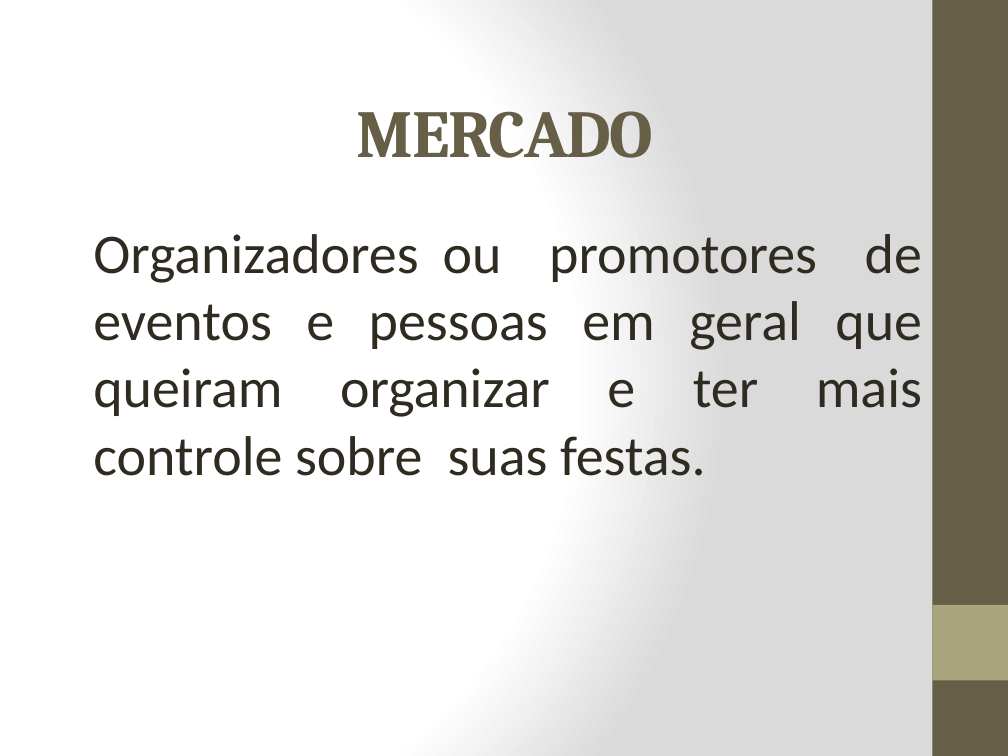
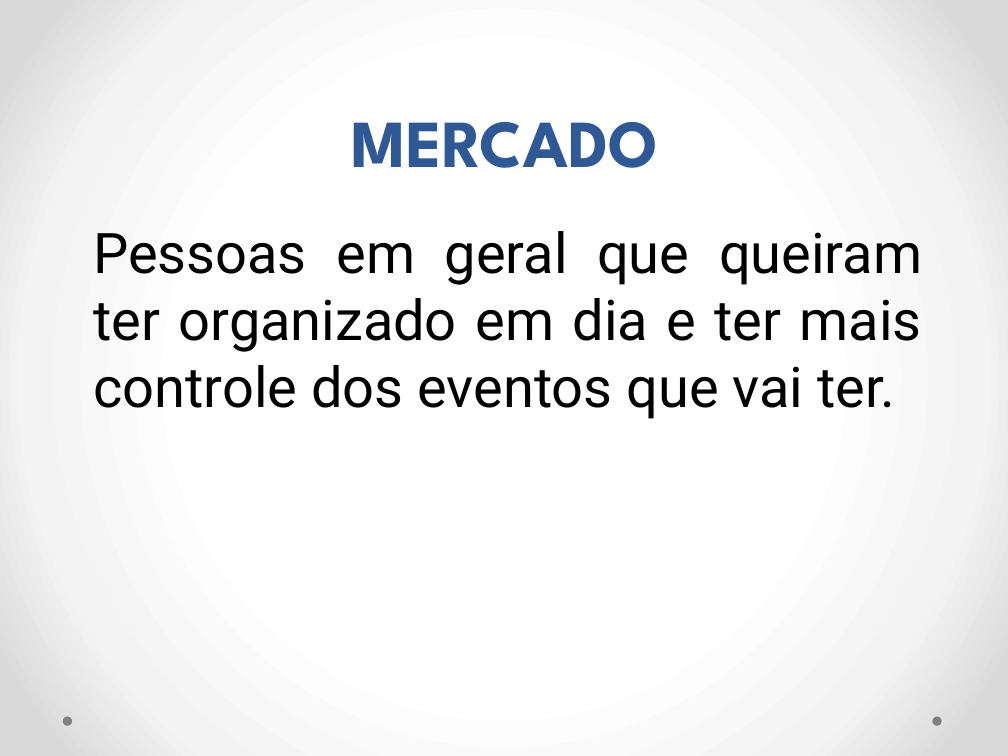
Before and after one commit to ProjetoAC/Maiara-UltraFest, a slide deck: slide 4 of Slides do curso Aprender e Crescer.pptx (slide 5 before the commit). Drawn at 1008x756 pixels with LibreOffice and Linux fonts; fonts in the diff are those of the drawing. Boxes give left, top, right and bottom in pixels: in the first picture for what was removed or moved away, otherwise in the second. Text is boxed around its words. In the diff, an @@ line names an element or a change of style, - is before the commit and + after.

```diff
--- a/Slides do curso Aprender e Crescer.pptx
+++ b/Slides do curso Aprender e Crescer.pptx
@@ background gradient #FFFFFF to #DADADA to gradient #FFFFFF to #F4F4F4 to #DADADA @@
@@ rectangle removed at (932,0,1008,756) @@
@@ title "MERCADO" at (352,122,659,168): font Cambria to League Spartan, text colour #675E47 to #2F5897, letter spacing -1 to 0 pt; line spacing 1 to 58pt; vertical alignment middle to bottom @@
@@ text at (93,231,922,419): text changed; font Calibri to Roboto; text colour #2F2B20 to #000000 @@
-Organizadores ou promotores de eventos e pessoas em geral que queiram organizar e ter mais controle sobre suas festas.
+Pessoas em geral que queiram ter organizado em dia e ter mais controle dos eventos que vai ter.
@@ rectangle removed at (932,605,1008,680) @@
@@ ellipse added at (62,717,72,726), fill #808080 @@
@@ ellipse added at (932,717,941,726), fill #808080 @@
```
Also in this commit, not shown: 3 other slides changed, 1 slide added, 4 slides removed.
